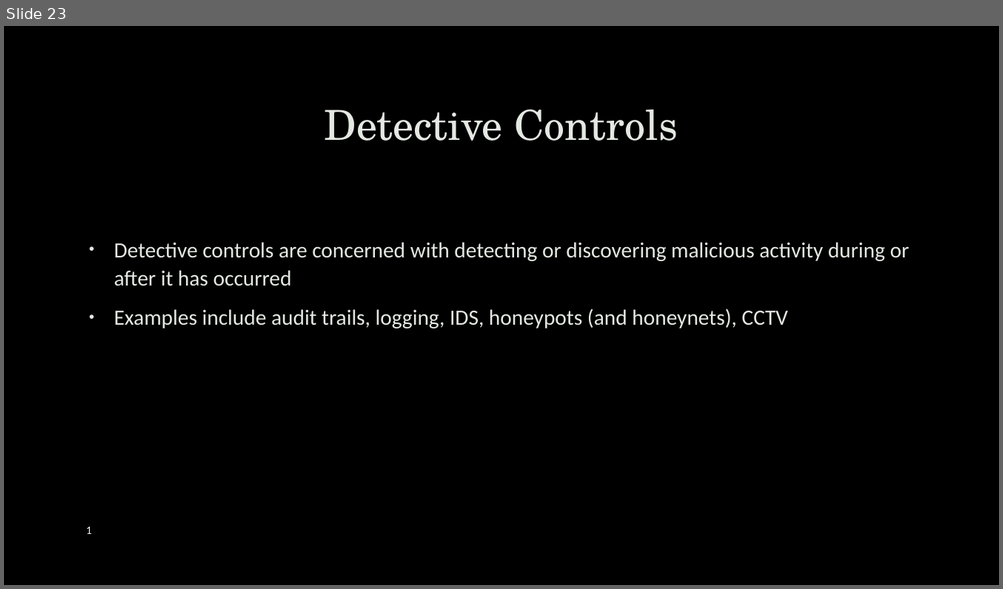
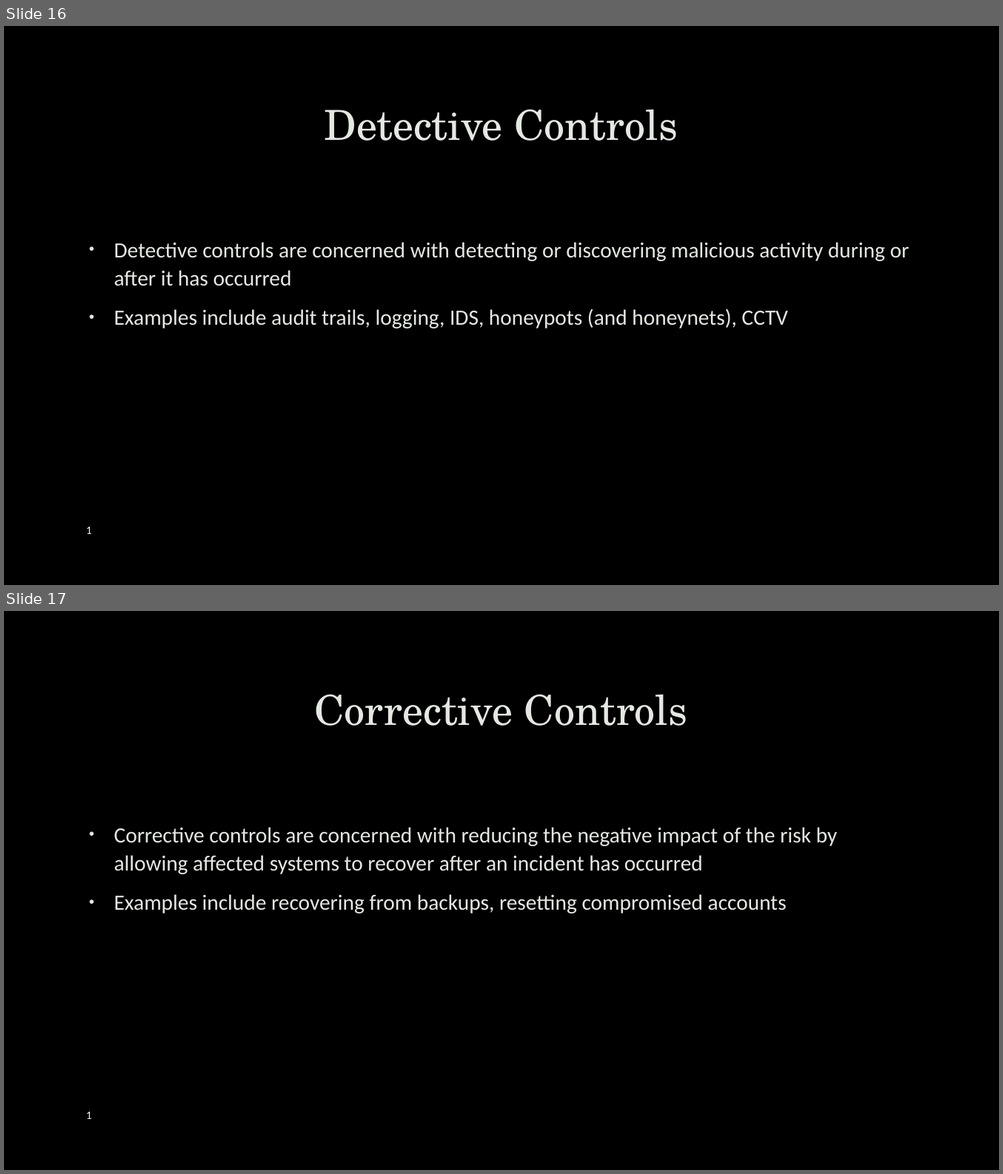
Before and after one commit to robert-mcknight/citx1003, a slide deck: cits1003-lecture_slides/CITS1003-7 Security Management.pptx. Shown one above the other, each under a label of ours: slide 23 before the commit, slides 16 and 17 after it. The pictures are 1003x589 and 1003x1174 pixels, drawn with LibreOffice and Linux fonts; fonts in the diff are those of the drawing; background and template pictures are left out. Boxes give left, top, right and bottom in pixels: in the first picture for what was removed or moved away, otherwise in the second. Text is boxed around its words. In the diff, an @@ line names an element or a change of style, - is before the commit and + after.

```diff
--- a/cits1003-lecture_slides/CITS1003-7 Security Management.pptx
+++ b/cits1003-lecture_slides/CITS1003-7 Security Management.pptx
@@ slide 17 added at box(4, 611, 999, 1170), background picture (left out) @@
@@ title added at box(314, 694, 688, 726), 40 pt, text #E4E8E2 @@
+Corrective Controls
@@ text added at box(114, 827, 837, 914), 21 pt, text #E4E8E2 @@
+• Corrective controls are concerned with reducing the negative impact of the risk by allowing affected systems to recover after an incident has occurred
+• Examples include recovering from backups, resetting compromised accounts
@@ text added at box(86, 1112, 92, 1119), 11 pt, text #F2F2F2 @@
+1
@@ what was slide 23 is now slide 16 @@
```
Also in this commit, not shown: 4 slides changed, 23 slides removed, 8 other files.
